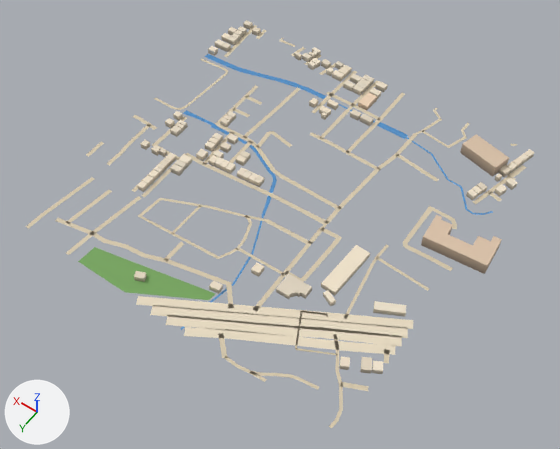
What one commit did to the glTF model public/assets/bengaluru-region-v1/tiles/t27_9-l0.glb.
The view is the same before and after, from a 50 mm camera at (13355.0, 5308.0, 788.0) aimed at (13724.0, 4792.0, -22.0). Lighting does not change. The marker at lower left points along +X, +Y and +Z. The picture after the commit comes second. Vertices at exactly the same position are counted once.

Objects in the first picture: 'building', 'ground', 'water'.
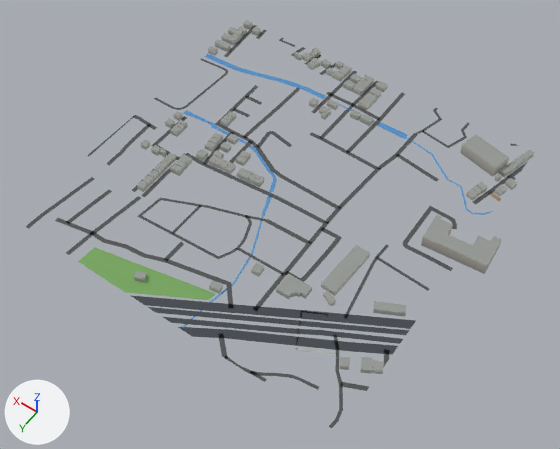
Patch to the scene script:
```diff
--- a/public/assets/bengaluru-region-v1/tiles/t27_9-l0.glb.py
+++ b/public/assets/bengaluru-region-v1/tiles/t27_9-l0.glb.py
@@ me_building @@
 # used by ob_building; location = (13500.0, 4500.0, 0.0)
-me_building.from_pydata(...)  # 850 vertices, 1083 faces; spans x -35.0..505.0, y -4.0..480.0, z 0.0..18.0
+me_building.from_pydata(...)  # 850 vertices, 1308 faces; spans x -35.0..505.0, y -4.0..480.0, z 0.0..18.0
+# me_building part 1: 1083 kept faces spanning x -35.0..505.0, y -4.0..480.0, z 0.0..18.0 get new vertex colours
 me_building.materials.append(mat_building)
@@ me_ground @@
 # used by ob_ground; location = (13500.0, 4500.0, 0.0)
-me_ground.from_pydata(...)  # 773 vertices, 621 faces; spans x -3.0..503.0, y -2.0..506.0, z 1.0
+me_ground.from_pydata(...)  # 801 vertices, 647 faces; spans x 0.0..500.0, y 0.0..500.0, z 1.0
+# me_ground part 2: the loose piece of 18 vertices spanning x -3.0..207.0, y 359.0..486.0, z 1.0 is rebuilt with 16 vertices and now spans x 0.0..210.0, y 347.0..473.0, z 1.0
+# me_ground part 3: the loose piece of 6 vertices spanning x -3.0..12.0, y 30.0..64.0, z 1.0 is rebuilt with 8 vertices and now spans x 0.0..11.0, y 19.0..65.0, z 1.0
+# me_ground part 4: the loose piece of 6 vertices spanning x 205.0..266.0, y 464.0..506.0, z 1.0 is rebuilt with 6 vertices and now spans x 207.0..269.0, y 467.0..500.0, z 1.0
+# me_ground part 5: the loose piece of 6 vertices spanning x 200.0..242.0, y 474.0..506.0, z 1.0 is rebuilt with 6 vertices and now spans x 202.0..246.0, y 477.0..500.0, z 1.0
+# me_ground part 6: 26 vertices moved from x -3.0..255.0, y -2.0..501.0, z 1.0 to x 0.0..256.0, y 0.0..500.0, z 1.0; 27 vertices removed from x -3.0..288.0, y 103.0..505.0, z 1.0; 43 vertices added at x 0.0..297.0, y 109.0..500.0, z 1.0
+# me_ground part 7: 16 vertices moved from x 151.0..481.0, y -1.0..60.0, z 1.0 to x 151.0..482.0, y 0.0..53.0, z 1.0; 2 vertices removed from x 320.0..326.0, y -1.0..1.0, z 1.0; 8 vertices added at x 320.0..490.0, y 0.0..116.0, z 1.0
+# me_ground part 8: 3 vertices removed from x 497.0..503.0, y 333.0..364.0, z 1.0; 9 vertices added at x 494.0..500.0, y 220.0..364.0, z 1.0
+# me_ground part 9: 501 kept faces spanning x 0.0..500.0, y 0.0..500.0, z 1.0 get new vertex colours; the middle colour goes from beige #d7c9ae to dark grey #535556
+# other edits to the shape of me_ground do not show in these pictures
 me_ground.materials.append(mat_ground)
```

What differs and where, as boxes (x1, y1, x2, y2) in the pictures (560 x 449 px; the box of a moved part takes in the faces that stretch with it):
'ground', reshaped: before (26, 25, 526, 429); after (26, 25, 527, 428)
part 1 of me_building, recoloured: (134, 20, 535, 374) in both
part 2 of me_ground, rebuilt (20% shorter): before (199, 318, 402, 347); after (202, 312, 409, 335)
part 3 of me_ground, rebuilt (11% wider, 19% taller): before (509, 165, 526, 180); after (508, 162, 527, 180)
part 4 of me_ground, rebuilt (27% shorter): before (150, 305, 204, 319); after (148, 307, 203, 317)
part 5 of me_ground, rebuilt (36% shorter): before (165, 315, 201, 328); after (163, 317, 201, 325)
part 6 of me_ground, moved or reshaped: before (136, 144, 517, 391); after (130, 144, 519, 391)
part 7 of me_ground, moved or reshaped: before (224, 25, 442, 120); after (201, 25, 441, 120)
part 8 of me_ground, reshaped: before (86, 142, 104, 157); after (87, 98, 172, 157)
part 9 of me_ground, recoloured: (26, 25, 517, 421) in both
